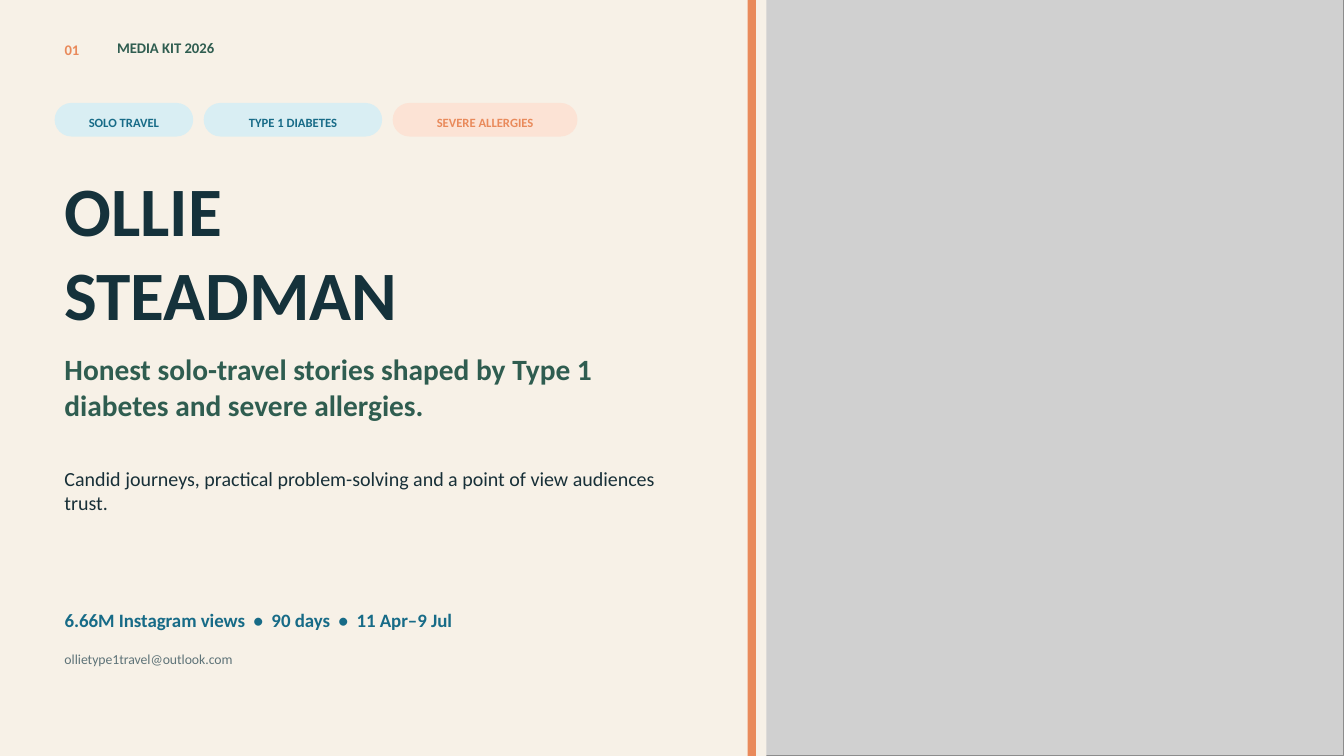
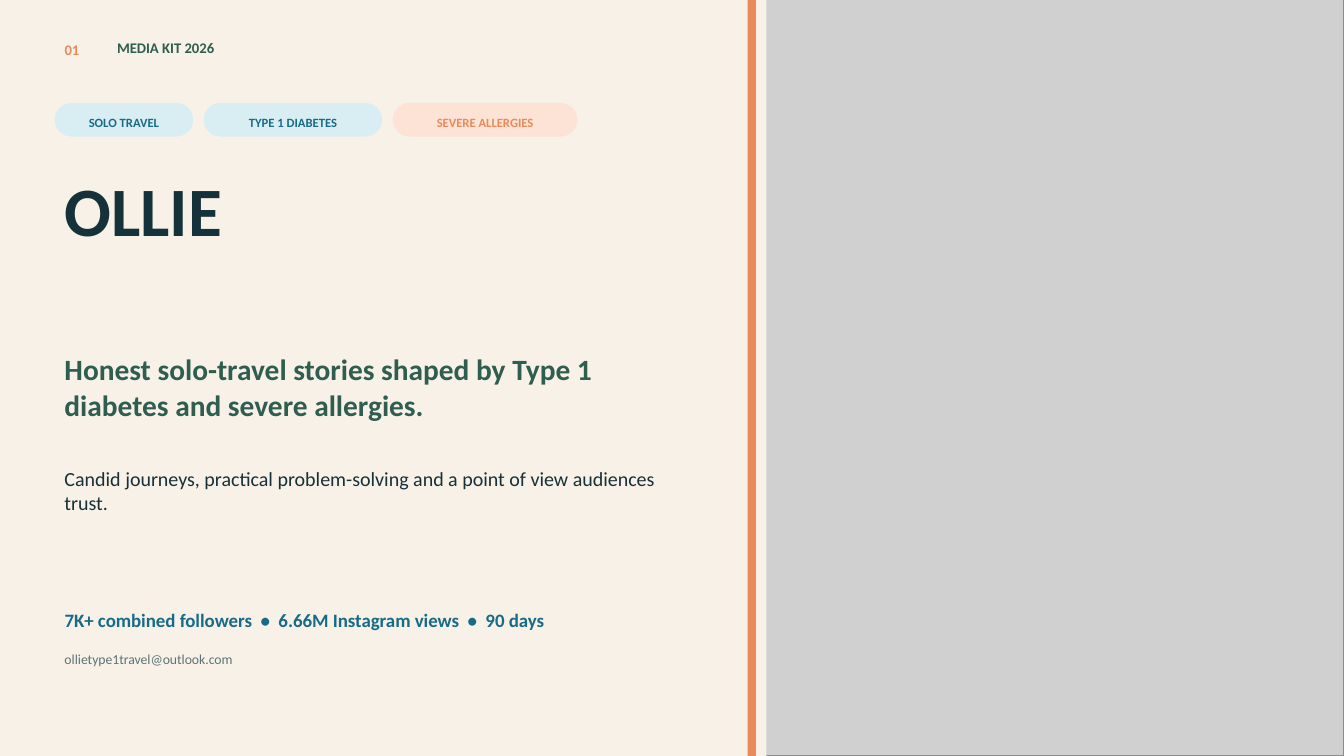
Before and after one commit to Ollietype1travel/ollie-type1-travel, a slide deck: slide 1 of downloads/ollie-media-kit.pptx. Drawn at 1344x756 pixels with LibreOffice and Linux fonts; fonts in the diff are those of the drawing; grey boxes stand for pictures. Boxes give left, top, right and bottom in pixels: in the first picture for what was removed or moved away, otherwise in the second. Text is boxed around its words. In the diff, an @@ line names an element or a change of style, - is before the commit and + after.

```diff
--- a/downloads/ollie-media-kit.pptx
+++ b/downloads/ollie-media-kit.pptx
@@ text at [65, 274, 398, 321]: paragraph removed @@
-STEADMAN
@@ text at [65, 613, 544, 630]: text changed @@
-6.66M Instagram views • 90 days • 11 Apr–9 Jul
+7K+ combined followers • 6.66M Instagram views • 90 days
```
Also in this commit, not shown: 14 other files.
